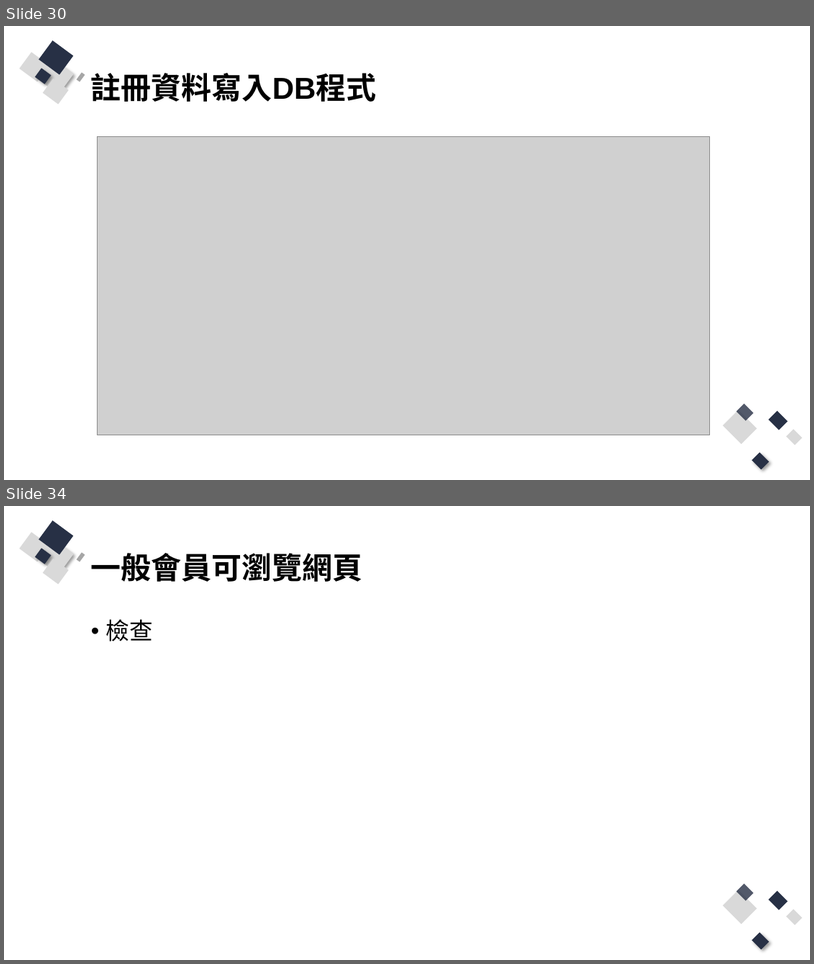
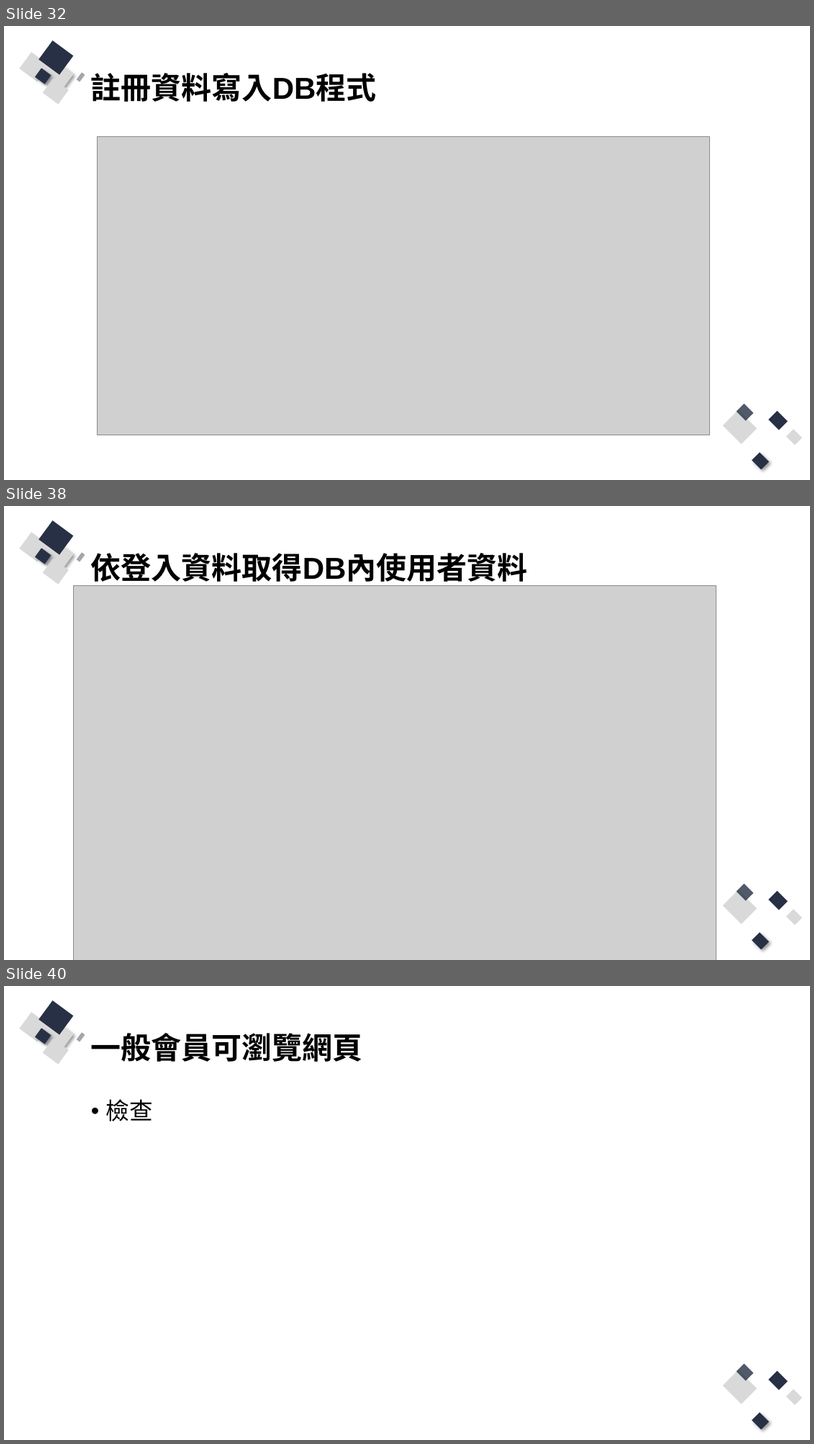
Before and after one commit to Q81JIAXIONG/-, a slide deck: 投影片/4.實作-帳號註冊、登入網頁.pptx. Shown one above the other, each under a label of ours: slides 30 and 34 before the commit, slides 32, 38 and 40 after it; the slides between them are not shown. The pictures are 814x964 and 814x1444 pixels, drawn with LibreOffice and Linux fonts; fonts in the diff are those of the drawing; grey boxes stand for pictures. Boxes give left, top, right and bottom in pixels: in the first picture for what was removed or moved away, otherwise in the second. Text is boxed around its words. In the diff, an @@ line names an element or a change of style, - is before the commit and + after.

Commit message:
準備登入範例

```diff
--- a/投影片/4.實作-帳號註冊、登入網頁.pptx
+++ b/投影片/4.實作-帳號註冊、登入網頁.pptx
@@ slide 38 added at (4,506,810,960), background #FFFFFF; not listed: 13 template elements that a slide beside it also shows @@
@@ title added at (91,553,528,587), 36 pt, text #000000, bold @@
+依登入資料取得DB內使用者資料
@@ picture added at (74,586,717,960) @@
@@ what was slide 30 is now slide 32 @@
@@ what was slide 34 is now slide 40 @@
```
Also in this commit, not shown: 2 slides changed, 7 other slides added, 1 slide removed, 9 other files.
